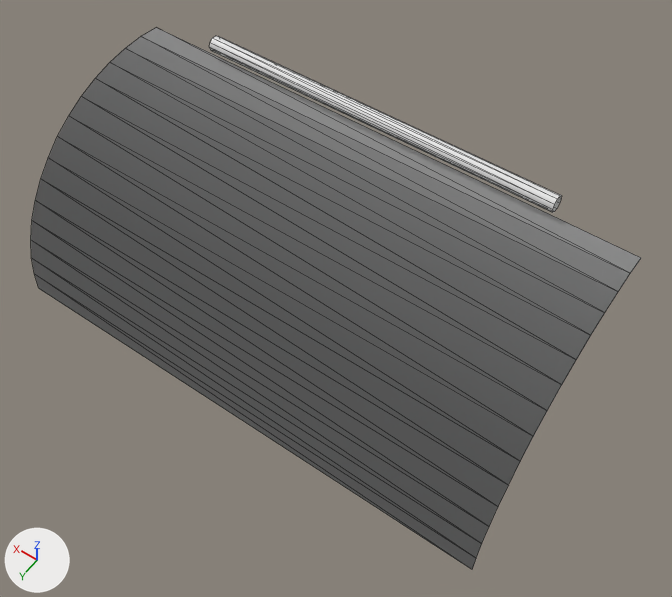
Renders of the OBJ model Assets/TramChanh/Art/Models/DrinkStation/SM_ToppingStation_Cover.obj from each side of a commit.
Camera for both pictures: a camera (50 mm lens) standing at (-0.356, 0.485, 0.796) and looking at (-0.04, 0.042, 0.1). The axes (+X, +Y, +Z) are drawn at lower left. The lights are the same throughout. The older version comes first. Mesh edges are drawn as thin lines. Where no turn or scale is listed for an object, it has been applied to the vertices. Vertices at exactly the same position are counted once.

Before the edit, the objects in view are built like this:
```python
me_sm_toppingstation_cover = bpy.data.meshes.new('SM_ToppingStation_Cover')
me_sm_toppingstation_cover.from_pydata(...)  # 52 vertices, 50 faces; spans x -0.27..0.27, y -0.079..0.16, z 0.01..0.23
ob_sm_toppingstation_cover = bpy.data.objects.new('SM_ToppingStation_Cover', me_sm_toppingstation_cover)
ob_sm_toppingstation_cover.location = (0.0, 0.0, 0.0)
```
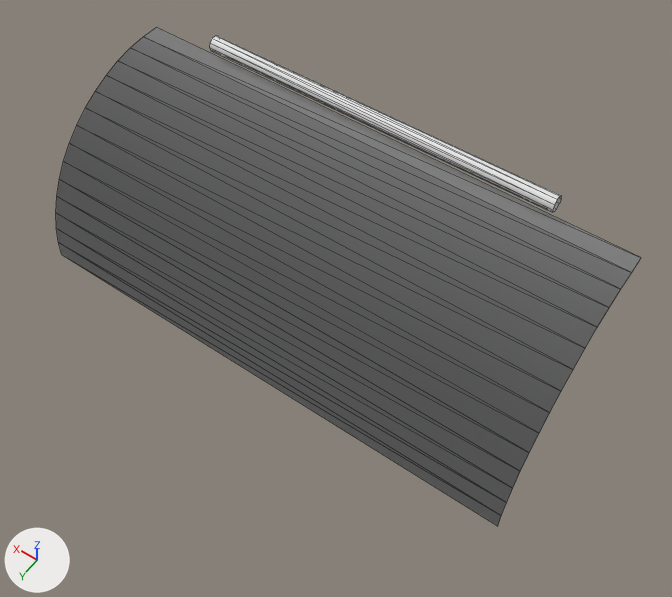
The newer file is also turned or shifted as a whole; pictures and numbers use the older file's frame.

Scene script edits in JSON lines:
```json
{"block": "me_sm_toppingstation_cover", "where": "# used by ob_sm_toppingstation_cover; location = (0.0, 0.0, 0.0)"}
{"op": "remove", "block": "me_sm_toppingstation_cover", "code": "me_sm_toppingstation_cover.from_pydata(...)  # 52 vertices, 50 faces; spans x -0.27..0.27, y -0.079..0.16, z 0.01..0.23"}
{"op": "add", "block": "me_sm_toppingstation_cover", "code": "me_sm_toppingstation_cover.from_pydata(...)  # 52 vertices, 50 faces; spans x -0.27..0.27, y -0.079..0.12, z 0.028..0.23"}
{"block": "me_sm_toppingstation_cover", "change": "me_sm_toppingstation_cover part 1: the loose piece of 32 vertices spanning x -0.27..0.27, y -0.071..0.16, z 0.01..0.21 is multiplied about its middle by the matrix ((-1.0, 0.0, 0.0), (0.0, 0.836, 0.015), (0.0, -0.064, 0.831)), then moved by (0.0, -0.02, 0.009)"}
{"block": "me_sm_toppingstation_cover", "change": "me_sm_toppingstation_cover part 2: the loose piece of 20 vertices spanning x -0.189..0.189, y -0.079..-0.063, z 0.215..0.23 is turned -180 degrees about the z axis through its middle"}
```

Boxes [x1, y1, x2, y2] around the edits, measured in the pictures (672 x 597 px; the box of a moved part takes in the faces that stretch with it):
```json
{"object": "SM_ToppingStation_Cover", "change": "reshaped", "before": [31, 27, 641, 569], "after": [56, 27, 641, 526], "on screen": "8% shorter"}
{"part": 1, "of": "me_sm_toppingstation_cover", "change": "moved or reshaped", "before": [31, 27, 641, 569], "after": [56, 27, 641, 526]}
{"part": 2, "of": "me_sm_toppingstation_cover", "change": "moved or reshaped", "before": [209, 36, 562, 212], "after": [209, 36, 562, 212]}
```
